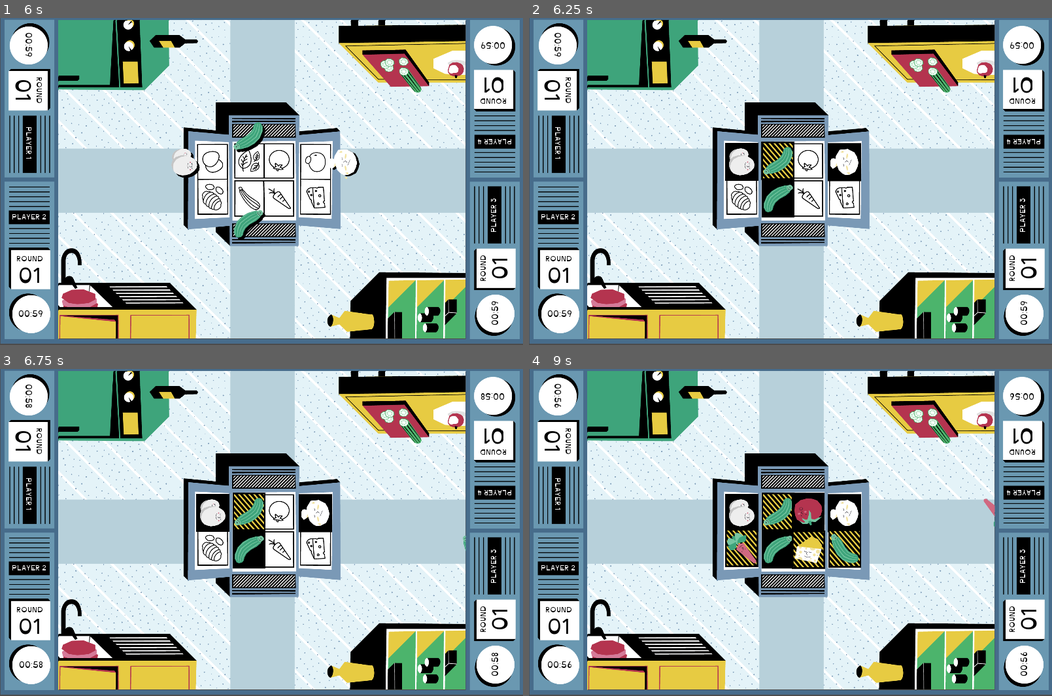
Above: before the commit, frames 1-4 (two rows, left to right).
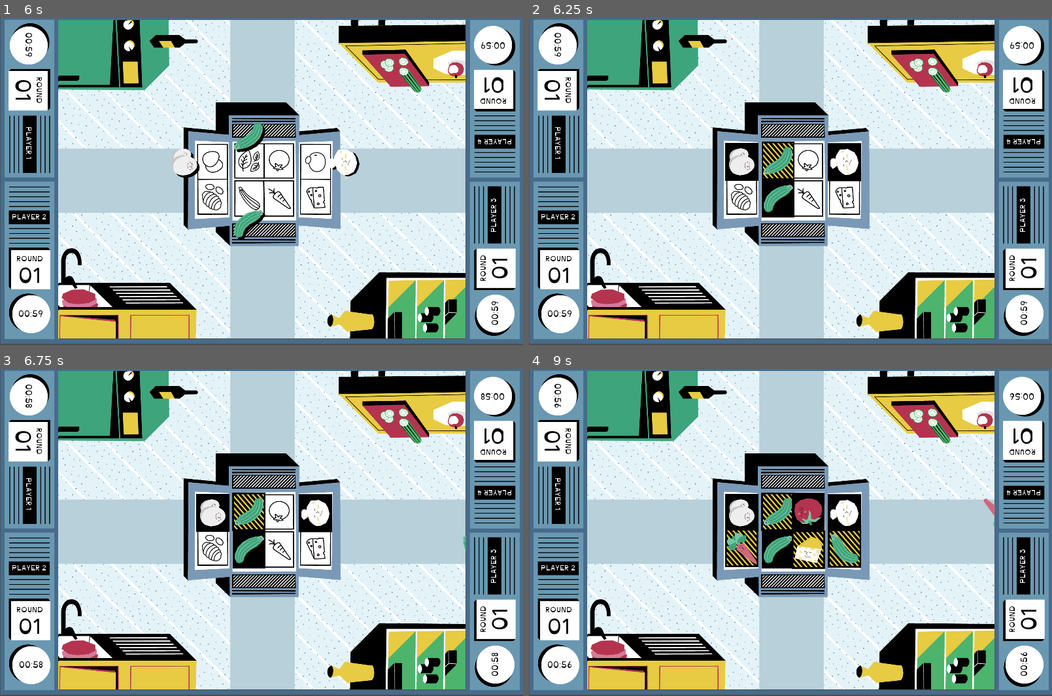
Above: after the commit, the same moments.

Repository: nuco-san/rotary_game
Game: Godot game, scene res://Scenes/Minigiochi/Minigioco_2.tscn
The game is run twice, just before and just after one commit, with the same random seed, the same clock (stepped at 60 frames per second) and the same inputs. This scene is started directly instead of the project's main scene.
Inputs:
- Up to frame 1 (6 s): click "AVANTI" at 0.5 s; click "AVANTI" at 1.25 s; tap Enter at 2, 4.25 s; tap Space at 2.75 s
- Up to frame 2 (6.25 s): no input
- Up to frame 3 (6.75 s): no input
- Up to frame 4 (9 s): no input

Frame 1 is identical in both runs. In frame 2, 0.3% of the frame differs, in the area x 44-51%, y 37-50%; in frame 3, 0.3%; in frame 4, 1.0%, in the area x 44-64%, y 37-62%.

Commit message:
implementato slide outro

Diff:
--- a/Scenes/Minigiochi/Minigioco_2.tscn
+++ b/Scenes/Minigiochi/Minigioco_2.tscn
@@ -6,6 +6,8 @@
 [ext_resource path="res://bought_foods.tres" type="Resource" id=4]
 [ext_resource path="res://01_Cutscenes_EXPORT_ROTARY/Cutscenes_intro_EXPORT_ROTARY/Cutscenes_Intro_4.png" type="Texture" id=5]
 [ext_resource path="res://01_Cutscenes_EXPORT_ROTARY/Cutscenes_intro_EXPORT_ROTARY/Cutscenes_Intro_3.png" type="Texture" id=6]
+[ext_resource path="res://01_Cutscenes_EXPORT_ROTARY/Cutscenes_outro_EXPORT_ROTARY/Cutscenes_Outro_4.png" type="Texture" id=7]
+[ext_resource path="res://01_Cutscenes_EXPORT_ROTARY/Cutscenes_outro_EXPORT_ROTARY/Cutscenes_Outro_3.png" type="Texture" id=8]
 
 [node name="Minigioco_2" instance=ExtResource( 1 )]
 
@@ -39,18 +41,12 @@
 [node name="FinishingPoint" parent="TrackManagerBottom/FoodTrack_1" index="0"]
 position = Vector2( 18, -588 )
 
-[node name="FoodBackgroundWrong" parent="TrackManagerBottom/FoodTrack_1/FinishingPoint" index="3"]
-frame = 2
-
 [node name="FoodTrack_2" parent="TrackManagerBottom" index="1"]
 food_res = ExtResource( 4 )
 acceptable_id = "Carota"
 
 [node name="FinishingPoint" parent="TrackManagerBottom/FoodTrack_2" index="0"]
 position = Vector2( 12, -586 )
-
-[node name="FoodBackgroundWrong" parent="TrackManagerBottom/FoodTrack_2/FinishingPoint" index="3"]
-frame = 2
 
 [node name="FoodTrack_1" parent="TrackManagerRight" index="0"]
 food_res = ExtResource( 4 )
@@ -59,18 +55,12 @@
 [node name="FinishingPoint" parent="TrackManagerRight/FoodTrack_1" index="0"]
 position = Vector2( -639, -3 )
 
-[node name="FoodBackgroundWrong" parent="TrackManagerRight/FoodTrack_1/FinishingPoint" index="3"]
-frame = 2
-
 [node name="FoodTrack_2" parent="TrackManagerRight" index="1"]
 food_res = ExtResource( 4 )
 acceptable_id = "Formaggio"
 
 [node name="FinishingPoint" parent="TrackManagerRight/FoodTrack_2" index="0"]
 position = Vector2( -638, -6 )
-
-[node name="FoodBackgroundWrong" parent="TrackManagerRight/FoodTrack_2/FinishingPoint" index="3"]
-frame = 2
 
 [node name="FoodTrack_1" parent="TrackManagerTop" index="0"]
 food_res = ExtResource( 4 )
@@ -79,17 +69,11 @@
 [node name="FinishingPoint" parent="TrackManagerTop/FoodTrack_1" index="0"]
 position = Vector2( 17, 572 )
 
-[node name="FoodBackgroundWrong" parent="TrackManagerTop/FoodTrack_1/FinishingPoint" index="3"]
-frame = 2
-
 [node name="FoodTrack_2" parent="TrackManagerTop" index="1"]
 food_res = ExtResource( 4 )
 
 [node name="FinishingPoint" parent="TrackManagerTop/FoodTrack_2" index="0"]
 position = Vector2( 11, 573 )
-
-[node name="FoodBackgroundWrong" parent="TrackManagerTop/FoodTrack_2/FinishingPoint" index="3"]
-frame = 2
 
 [node name="Sfondo_sopra" parent="." index="5"]
 texture = ExtResource( 3 )
@@ -100,6 +84,10 @@
 [node name="IntroSlides" parent="." index="7"]
 texture = ExtResource( 6 )
 slides = [ ExtResource( 6 ), ExtResource( 5 ) ]
+
+[node name="OutroSlides" parent="." index="9"]
+texture = ExtResource( 8 )
+slides = [ ExtResource( 8 ), ExtResource( 7 ) ]
 
 [editable path="TrackManagerLeft"]
 [editable path="TrackManagerLeft/FoodTrack_1"]
--- a/Scenes/Minigiochi/Minigioco_3.tscn
+++ b/Scenes/Minigiochi/Minigioco_3.tscn
@@ -6,6 +6,8 @@
 [ext_resource path="res://sorrentina_foods.tres" type="Resource" id=4]
 [ext_resource path="res://01_Cutscenes_EXPORT_ROTARY/Cutscenes_intro_EXPORT_ROTARY/Cutscenes_Intro_6.png" type="Texture" id=5]
 [ext_resource path="res://01_Cutscenes_EXPORT_ROTARY/Cutscenes_intro_EXPORT_ROTARY/Cutscenes_Intro_5.png" type="Texture" id=6]
+[ext_resource path="res://01_Cutscenes_EXPORT_ROTARY/Cutscenes_outro_EXPORT_ROTARY/Cutscenes_Outro_6.png" type="Texture" id=7]
+[ext_resource path="res://01_Cutscenes_EXPORT_ROTARY/Cutscenes_outro_EXPORT_ROTARY/Cutscenes_Outro_5.png" type="Texture" id=8]
 
 [node name="Minigioco_3" instance=ExtResource( 1 )]
 
@@ -19,18 +21,12 @@
 [node name="FinishingPoint" parent="TrackManagerLeft/FoodTrack_1" index="0"]
 position = Vector2( 672, -6 )
 
-[node name="FoodBackgroundWrong" parent="TrackManagerLeft/FoodTrack_1/FinishingPoint" index="3"]
-frame = 0
-
 [node name="FoodTrack_2" parent="TrackManagerLeft" index="1"]
 food_res = ExtResource( 4 )
 acceptable_id = "Gnocchi"
 
 [node name="FinishingPoint" parent="TrackManagerLeft/FoodTrack_2" index="0"]
 position = Vector2( 672, -7 )
-
-[node name="FoodBackgroundWrong" parent="TrackManagerLeft/FoodTrack_2/FinishingPoint" index="3"]
-frame = 0
 
 [node name="FoodTrack_1" parent="TrackManagerBottom" index="0"]
 food_res = ExtResource( 4 )
@@ -39,12 +35,18 @@
 [node name="FinishingPoint" parent="TrackManagerBottom/FoodTrack_1" index="0"]
 position = Vector2( 11, -592 )
 
+[node name="FoodBackgroundWrong" parent="TrackManagerBottom/FoodTrack_1/FinishingPoint" index="3"]
+frame = 1
+
 [node name="FoodTrack_2" parent="TrackManagerBottom" index="1"]
 food_res = ExtResource( 4 )
 acceptable_id = "Mozzarella"
 
 [node name="FinishingPoint" parent="TrackManagerBottom/FoodTrack_2" index="0"]
 position = Vector2( 5, -591 )
+
+[node name="FoodBackgroundWrong" parent="TrackManagerBottom/FoodTrack_2/FinishingPoint" index="3"]
+frame = 1
 
 [node name="FoodTrack_1" parent="TrackManagerRight" index="0"]
 food_res = ExtResource( 4 )
@@ -53,12 +55,18 @@
 [node name="FinishingPoint" parent="TrackManagerRight/FoodTrack_1" index="0"]
 position = Vector2( -665, -6 )
 
+[node name="FoodBackgroundWrong" parent="TrackManagerRight/FoodTrack_1/FinishingPoint" index="3"]
+frame = 1
+
 [node name="FoodTrack_2" parent="TrackManagerRight" index="1"]
 food_res = ExtResource( 4 )
 acceptable_id = "Basilico"
 
 [node name="FinishingPoint" parent="TrackManagerRight/FoodTrack_2" index="0"]
 position = Vector2( -665, -7 )
+
+[node name="FoodBackgroundWrong" parent="TrackManagerRight/FoodTrack_2/FinishingPoint" index="3"]
+frame = 1
 
 [node name="FoodTrack_1" parent="TrackManagerTop" index="0"]
 food_res = ExtResource( 4 )
@@ -67,11 +75,17 @@
 [node name="FinishingPoint" parent="TrackManagerTop/FoodTrack_1" index="0"]
 position = Vector2( 11, 574 )
 
+[node name="FoodBackgroundWrong" parent="TrackManagerTop/FoodTrack_1/FinishingPoint" index="3"]
+frame = 1
+
 [node name="FoodTrack_2" parent="TrackManagerTop" index="1"]
 food_res = ExtResource( 4 )
 
 [node name="FinishingPoint" parent="TrackManagerTop/FoodTrack_2" index="0"]
 position = Vector2( 6, 576 )
+
+[node name="FoodBackgroundWrong" parent="TrackManagerTop/FoodTrack_2/FinishingPoint" index="3"]
+frame = 1
 
 [node name="Sfondo_sopra" parent="." index="5"]
 texture = ExtResource( 2 )
@@ -87,6 +101,10 @@
 [node name="IntroSlides" parent="." index="7"]
 texture = ExtResource( 6 )
 slides = [ ExtResource( 6 ), ExtResource( 5 ) ]
+
+[node name="OutroSlides" parent="." index="9"]
+texture = ExtResource( 8 )
+slides = [ ExtResource( 8 ), ExtResource( 7 ) ]
 
 [editable path="TrackManagerLeft"]
 [editable path="TrackManagerLeft/FoodTrack_1"]
--- a/Scenes/Minigioco.gd
+++ b/Scenes/Minigioco.gd
@@ -6,7 +6,6 @@
 
 func _ready():
 	Global.connect("track_filled", self, "_on_track_filled")
-	$IntroSlides.connect("slides_finished", self, "start_minigame")
 	$ResultsUI.connect("results_read", self, "_on_results_read")
 
 
@@ -47,6 +46,10 @@
 
 
 func _on_results_read():
+	$OutroSlides.show()
+
+
+func load_next_minigame():
 	Global.next_minigame()
 
 
--- a/Scenes/Minigioco.tscn
+++ b/Scenes/Minigioco.tscn
@@ -11,6 +11,8 @@
 [ext_resource path="res://01_Cutscenes_EXPORT_ROTARY/Cutscenes_intro_EXPORT_ROTARY/Cutscenes_Intro_2.png" type="Texture" id=9]
 [ext_resource path="res://Scenes/ResultsUI.tscn" type="PackedScene" id=10]
 [ext_resource path="res://Scenes/FoodList.tscn" type="PackedScene" id=11]
+[ext_resource path="res://01_Cutscenes_EXPORT_ROTARY/Cutscenes_outro_EXPORT_ROTARY/Cutscenes_Outro_1.png" type="Texture" id=12]
+[ext_resource path="res://01_Cutscenes_EXPORT_ROTARY/Cutscenes_outro_EXPORT_ROTARY/Cutscenes_Outro_2.png" type="Texture" id=13]
 
 [node name="Minigioco" type="Node2D"]
 position = Vector2( 0, -7 )
@@ -45,7 +47,7 @@
 position = Vector2( 8, -588 )
 
 [node name="FoodBackgroundWrong" parent="TrackManagerBottom/FoodTrack_1/FinishingPoint" index="3"]
-frame = 1
+frame = 0
 
 [node name="FoodTrack_2" parent="TrackManagerBottom" index="1"]
 position = Vector2( 117, -1 )
@@ -55,7 +57,7 @@
 position = Vector2( 7, -585 )
 
 [node name="FoodBackgroundWrong" parent="TrackManagerBottom/FoodTrack_2/FinishingPoint" index="3"]
-frame = 1
+frame = 0
 
 [node name="TrackManagerRight" parent="." instance=ExtResource( 3 )]
 position = Vector2( 1797, 539 )
@@ -68,7 +70,7 @@
 position = Vector2( -659, 0 )
 
 [node name="FoodBackgroundWrong" parent="TrackManagerRight/FoodTrack_1/FinishingPoint" index="3"]
-frame = 1
+frame = 0
 
 [node name="FoodTrack_2" parent="TrackManagerRight" index="1"]
 position = Vector2( 0, 133 )
@@ -79,7 +81,7 @@
 position = Vector2( -659, 0 )
 
 [node name="FoodBackgroundWrong" parent="TrackManagerRight/FoodTrack_2/FinishingPoint" index="3"]
-frame = 1
+frame = 0
 
 [node name="TrackManagerTop" parent="." instance=ExtResource( 3 )]
 position = Vector2( 897, -41 )
@@ -92,7 +94,7 @@
 position = Vector2( 8, 578 )
 
 [node name="FoodBackgroundWrong" parent="TrackManagerTop/FoodTrack_1/FinishingPoint" index="3"]
-frame = 1
+frame = 0
 
 [node name="FoodTrack_2" parent="TrackManagerTop" index="1"]
 position = Vector2( 117, -1 )
@@ -103,7 +105,7 @@
 position = Vector2( 7, 581 )
 
 [node name="FoodBackgroundWrong" parent="TrackManagerTop/FoodTrack_2/FinishingPoint" index="3"]
-frame = 1
+frame = 0
 
 [node name="Sfondo_sopra" type="Sprite" parent="."]
 position = Vector2( 961, 601 )
@@ -224,9 +226,16 @@
 margin_bottom = 1211.0
 rect_min_size = Vector2( 1930, 1210 )
 
+[node name="OutroSlides" parent="." instance=ExtResource( 7 )]
+visible = false
+texture = ExtResource( 12 )
+slides = [ ExtResource( 12 ), ExtResource( 13 ) ]
+
 [node name="LevelTimer" type="Timer" parent="."]
 
 [connection signal="countdown_finished" from="UI/MinigameCountdown" to="." method="_on_countdown_finished"]
+[connection signal="slides_finished" from="IntroSlides" to="." method="start_minigame"]
+[connection signal="slides_finished" from="OutroSlides" to="." method="load_next_minigame"]
 [connection signal="timeout" from="LevelTimer" to="." method="_on_LevelTimer_timeout"]
 
 [editable path="TrackManagerLeft"]
Binary file changed: 01_Cutscenes_EXPORT_ROTARY/Cutscenes_outro_EXPORT_ROTARY/Cutscenes_Outro_1.png
Binary file changed: 01_Cutscenes_EXPORT_ROTARY/Cutscenes_outro_EXPORT_ROTARY/Cutscenes_Outro_2.png
Binary file changed: 01_Cutscenes_EXPORT_ROTARY/Cutscenes_outro_EXPORT_ROTARY/Cutscenes_Outro_3.png
Binary file changed: 01_Cutscenes_EXPORT_ROTARY/Cutscenes_outro_EXPORT_ROTARY/Cutscenes_Outro_4.png
Binary file changed: 01_Cutscenes_EXPORT_ROTARY/Cutscenes_outro_EXPORT_ROTARY/Cutscenes_Outro_5.png
Binary file changed: 01_Cutscenes_EXPORT_ROTARY/Cutscenes_outro_EXPORT_ROTARY/Cutscenes_Outro_6.png
Not shown: 1 places in Scenes/Minigiochi/Minigioco_2.tscn that only renumber resources
Not shown: 1 places in Scenes/Minigiochi/Minigioco_3.tscn that only renumber resources
Not shown: 1 places in Scenes/Minigioco.tscn that only renumber resources
